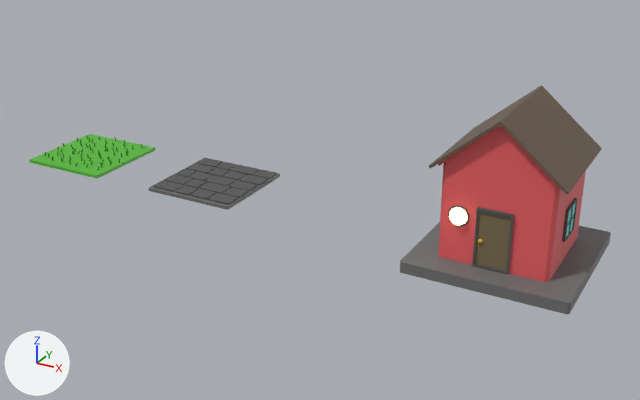
The Blender file assets/customhouse.blend as it was, and as the next commit left it.
Rendered twice from a camera (50 mm lens) standing at (3.96, -14.31, 7.35) and looking at (-3.86, -0.1, 0.25). The lights are fixed; the arrows at lower left show +X, +Y and +Z.

Script lines for the objects in view, before the commit:
```python
ob_base = bpy.data.objects.new('Base', me_cube_002)
ob_base.location = (0.0, 0.0, 0.0)
ob_base.scale = (1.5, 1.5, 0.108)
ob_base_001 = bpy.data.objects.new('Base.001', me_cube_019)
ob_base_001.location = (-6.44, -0.03, 0.09)
ob_base_001.scale = (1.0, 1.0, -0.0348)
ob_base_003 = bpy.data.objects.new('Base.003', me_cube_015)
ob_base_003.location = (-9.85, -0.03, 0.09)
ob_base_003.rotation_euler = (0.0, 0.0, 3.142)  # degrees (0, 0, 180)
ob_base_003.scale = (-1.0, -1.0, -0.0348)
```
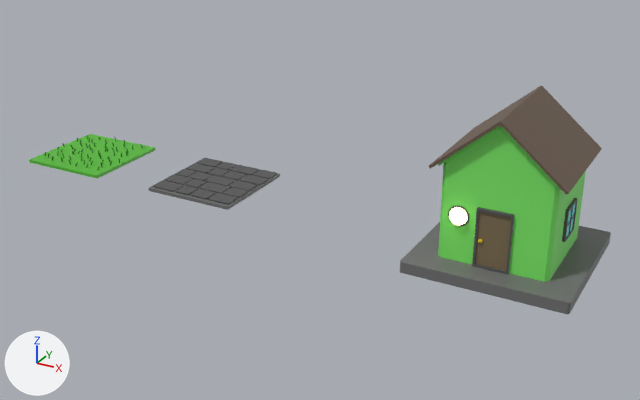
Edits to the bpy script that builds the scene:
```text
Change mat_material:
    mat_material.base_color: (0.8, 0.115, 0.126) -> (0.199, 0.803, 0.134)  # red #e75f63 -> green #7be766
```

Location of each change, [x1, y1, x2, y2] in pixels of the pictures (640 x 400 px):
'Base', recoloured (red to green)
    both: [435, 124, 586, 295]
